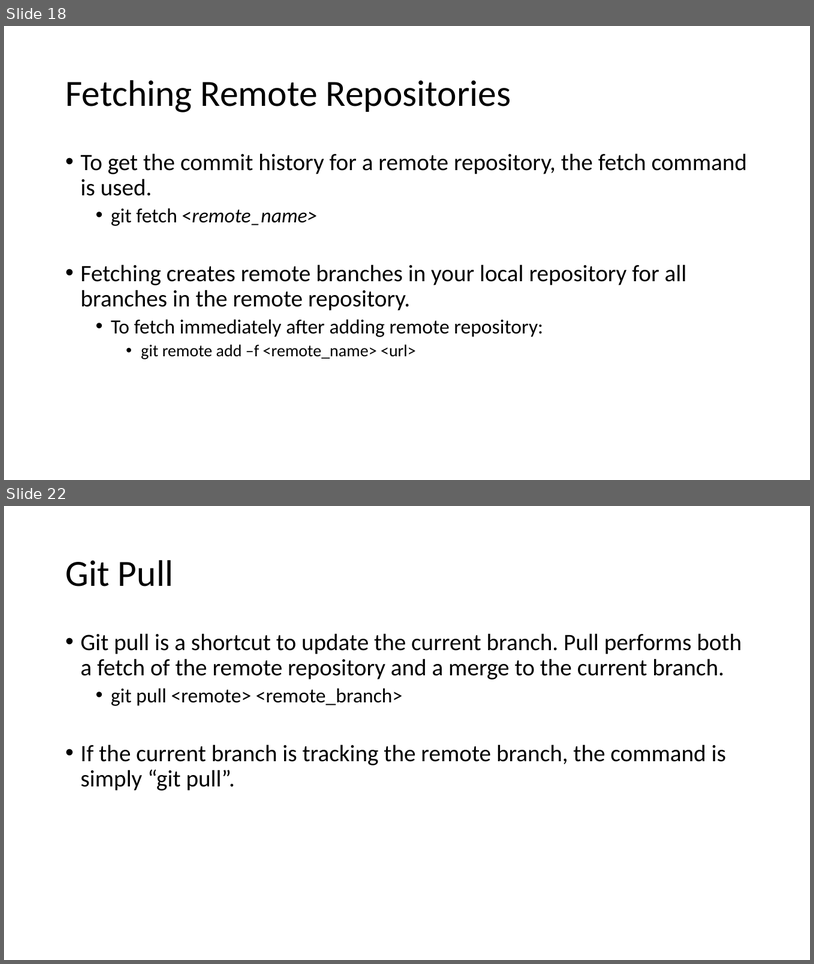
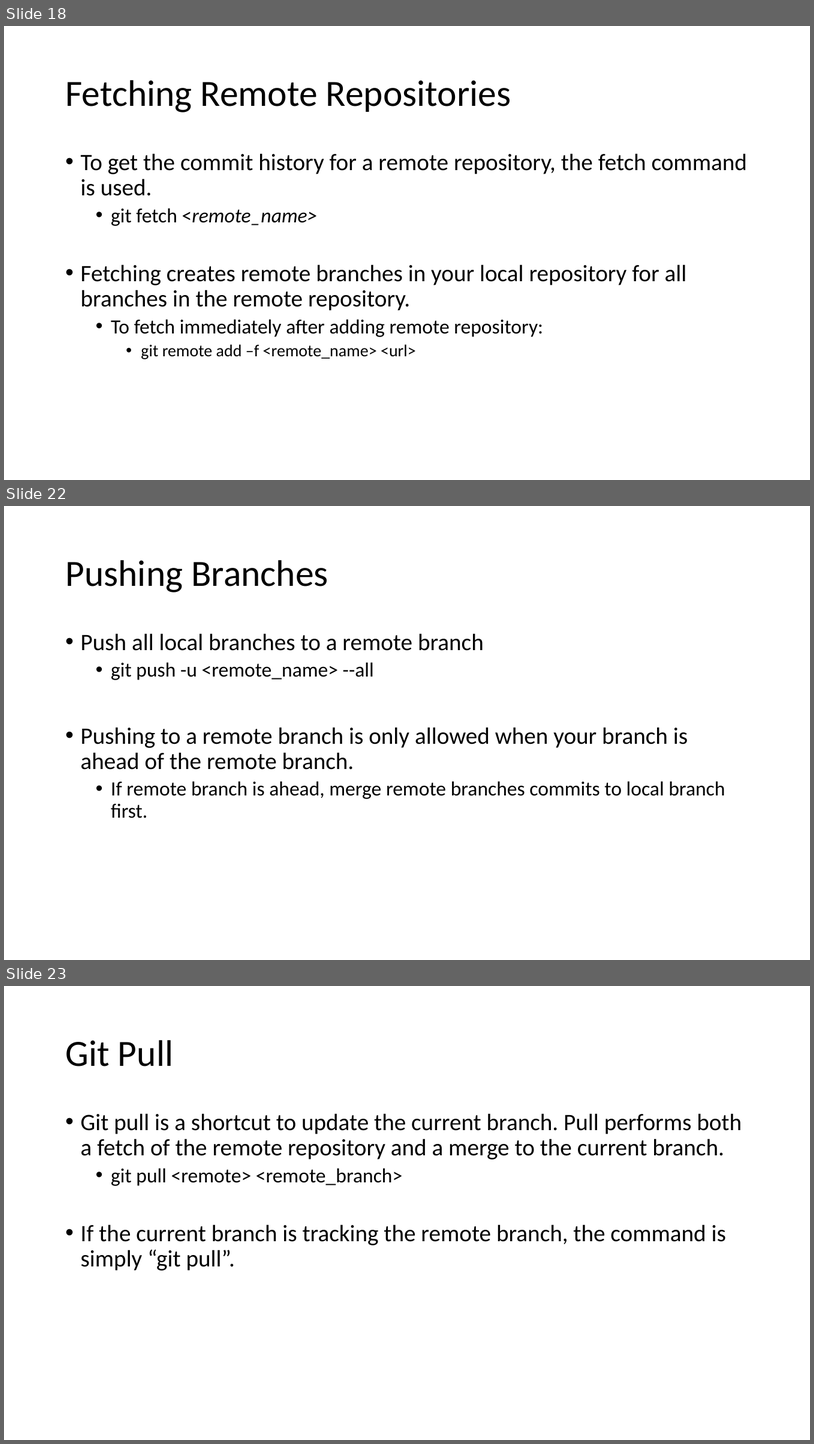
Before and after one commit to sabingautam16/git, a slide deck: Git.pptx. Shown one above the other, each under a label of ours: slides 18 and 22 before the commit, slides 18, 22 and 23 after it; the slides between them are not shown. The pictures are 814x964 and 814x1444 pixels, drawn with LibreOffice and Linux fonts; fonts in the diff are those of the drawing. Boxes give left, top, right and bottom in pixels: in the first picture for what was removed or moved away, otherwise in the second. Text is boxed around its words. In the diff, an @@ line names an element or a change of style, - is before the commit and + after.

Commit message:
changed remote slides

```diff
--- a/Git.pptx
+++ b/Git.pptx
@@ slide 22 added at [4,506,810,960], background #FFFFFF @@
@@ title added at [65,560,329,592], 44 pt, text #000000 @@
+Pushing Branches
@@ text added at [81,633,725,818], 28 pt, text #000000 @@
+• Push all local branches to a remote branch
+  • git push -u <remote_name> --all
+• Pushing to a remote branch is only allowed when your branch is ahead of the remote branch.
+  • If remote branch is ahead, merge remote branches commits to local branch first.
@@ what was slide 22 is now slide 23 @@
```
Also in this commit, not shown: 3 slides changed.
